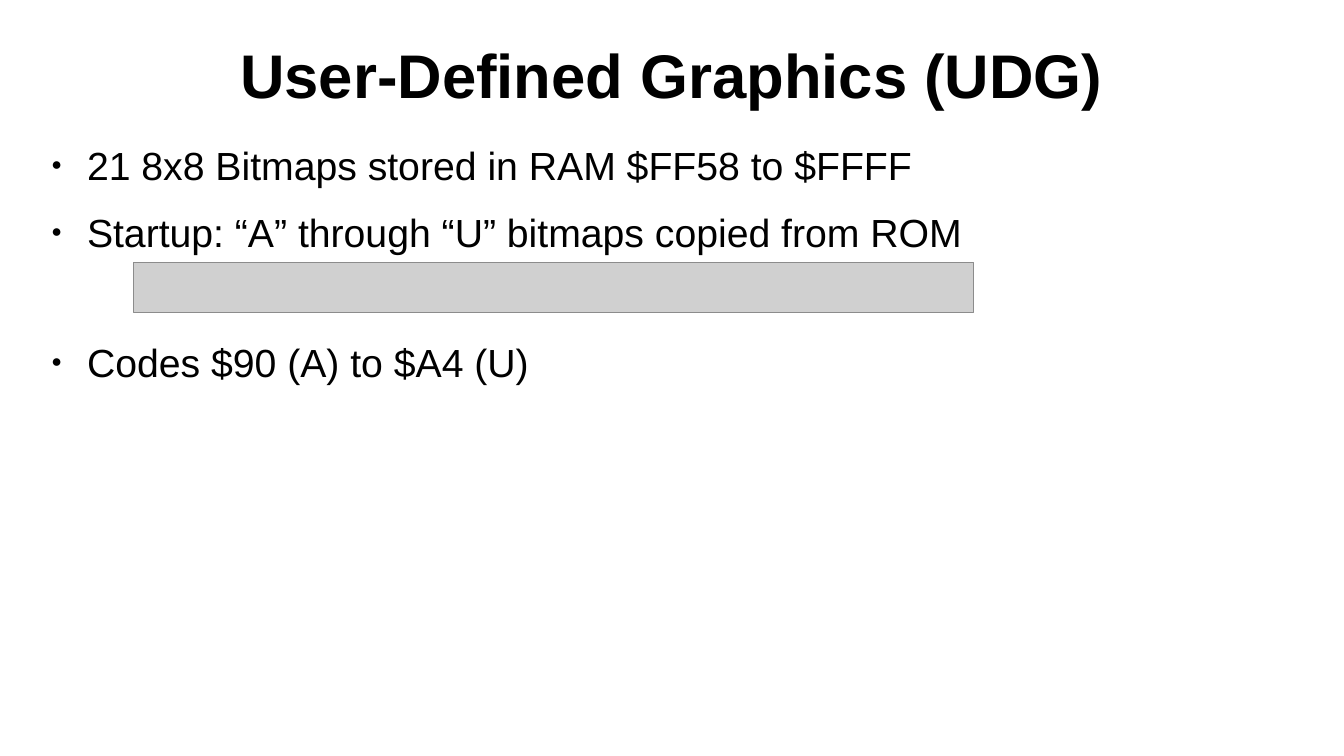
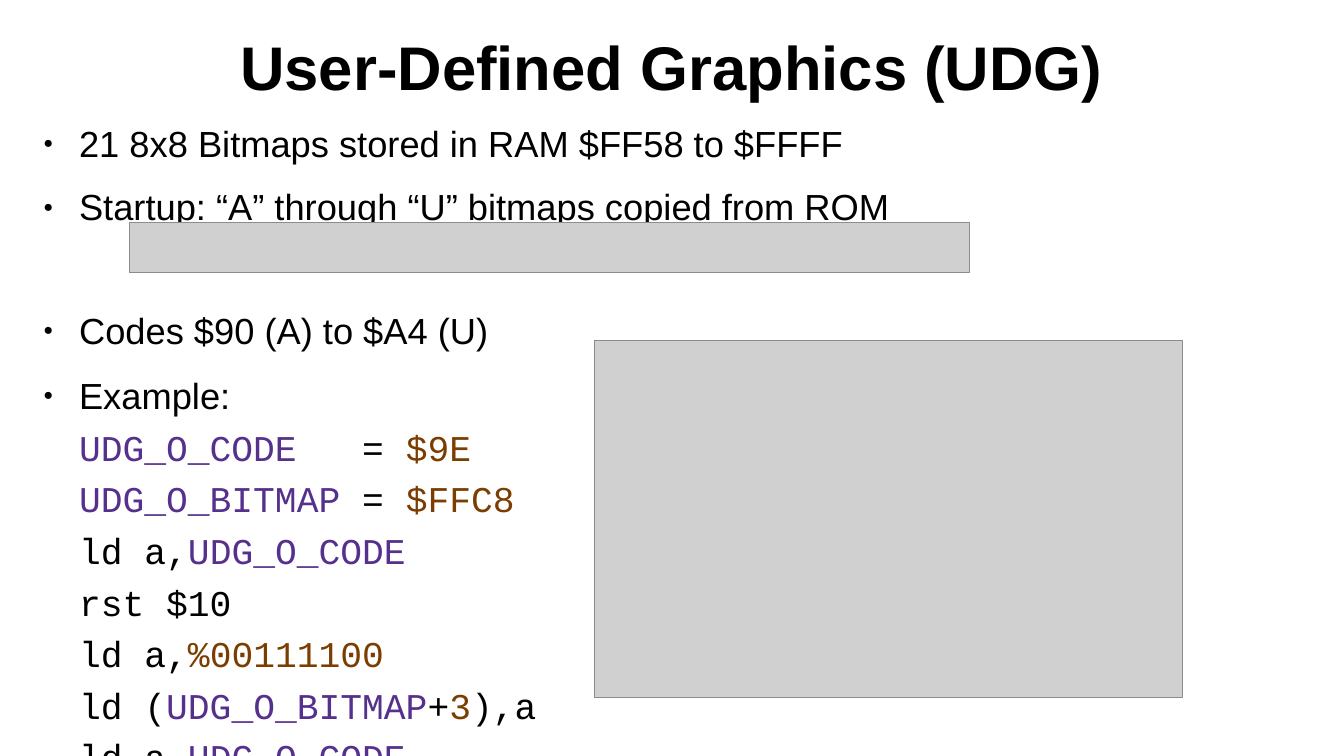
Before and after one commit to SlithyMatt/zxs-assembly-tutorial, a slide deck: slide 5 of Lesson11/Lesson11.odp. Drawn at 1344x756 pixels with LibreOffice and Linux fonts; fonts in the diff are those of the drawing; grey boxes stand for pictures. Boxes give left, top, right and bottom in pixels: in the first picture for what was removed or moved away, otherwise in the second. Text is boxed around its words. In the diff, an @@ line names an element or a change of style, - is before the commit and + after.

```diff
--- a/Lesson11/Lesson11.odp
+++ b/Lesson11/Lesson11.odp
@@ title "User-Defined Graphics (UDG)": place and size @@
-title "User-Defined Graphics (UDG)" at bbox=[240, 53, 1102, 110]
+title "User-Defined Graphics (UDG)" at bbox=[240, 45, 1102, 102]
@@ text "21 8x8 Bitmaps stored in ...": place and size @@
-text "21 8x8 Bitmaps stored in ..." at bbox=[87, 151, 961, 385]
+text "21 8x8 Bitmaps stored in ..." at bbox=[79, 130, 889, 727]
@@ text at bbox=[79, 130, 889, 350]: size 28 to 25.9 pt in "21 8x8 Bitmaps stored in RAM $FF58 ...", "Startup: “A” through “U” bitmaps copied from ...", "Codes $90 (A) to $A4 (U)" @@
@@ picture: place and size @@
-picture at bbox=[134, 262, 974, 313]
+picture at bbox=[130, 223, 970, 273]
@@ picture added at bbox=[595, 341, 1183, 698] @@
@@ text at bbox=[79, 382, 536, 727]: paragraphs added @@
+● Example:
+UDG_O_CODE = $9E
+UDG_O_BITMAP = $FFC8
+ld a,UDG_O_CODE
+rst $10
+ld a,%00111100
+ld (UDG_O_BITMAP+3),a
+ld a,UDG_O_CODE
+rst $10
```
Also in this commit, not shown: 2 other slides changed, 1 slide added, 1 other file.
